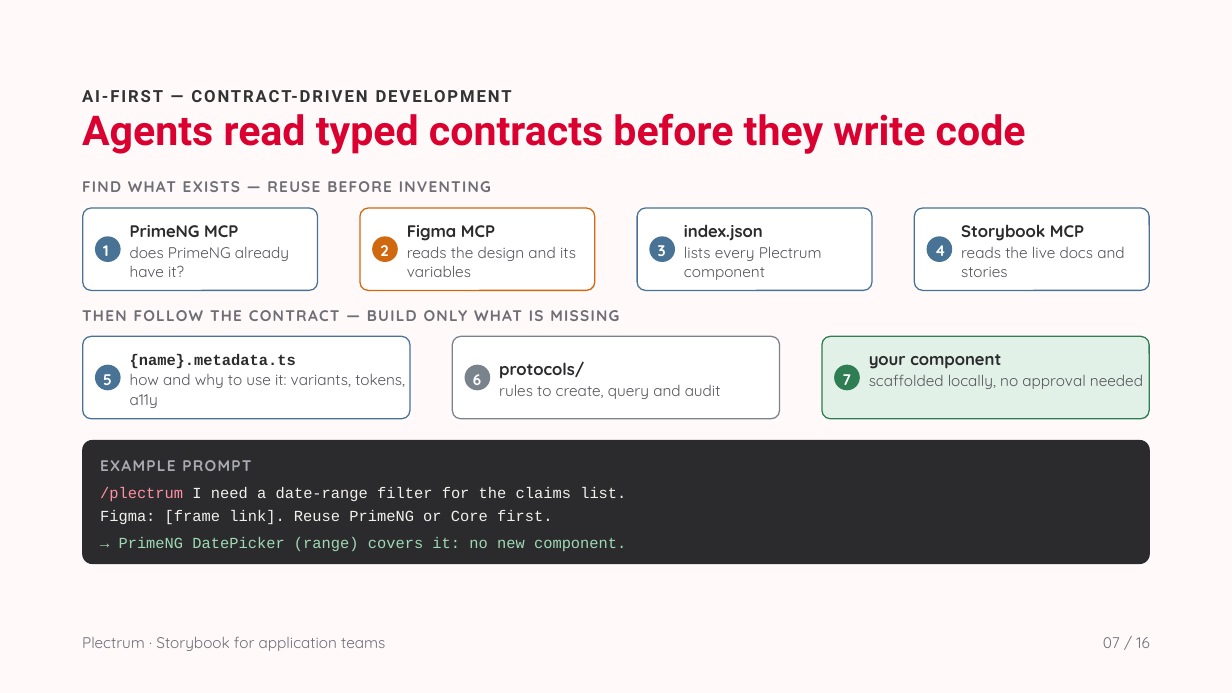
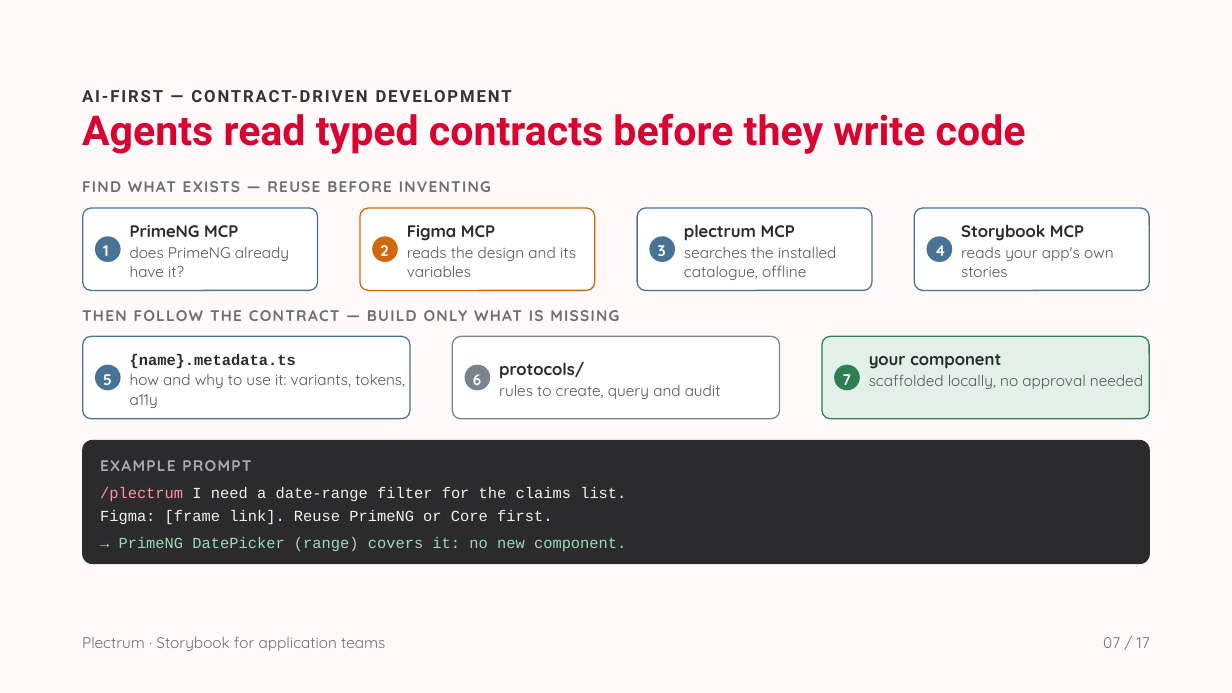
Before and after one commit to solidaris-danielbodigil/solidaris-plectrum, a slide deck: slide 7 of docs/Storybook for application teams.pptx. Drawn at 1232x693 pixels with LibreOffice and Linux fonts; fonts in the diff are those of the drawing; background and template pictures are left out. Boxes give left, top, right and bottom in pixels: in the first picture for what was removed or moved away, otherwise in the second. Text is boxed around its words. In the diff, an @@ line names an element or a change of style, - is before the commit and + after.

```diff
--- a/docs/Storybook for application teams.pptx
+++ b/docs/Storybook for application teams.pptx
@@ text at [684,224,795,241]: text changed @@
-index.json
+plectrum MCP
@@ text at [684,247,837,280]: text changed @@
-lists every Plectrum component
+searches the installed catalogue, offline
@@ text at [961,247,1114,277]: text changed @@
-reads the live docs and stories
+reads your app's own stories
@@ text at [1103,637,1150,648]: text changed @@
-07 / 16
+07 / 17
```
Also in this commit, not shown: 13 other slides changed, 1 slide added, 1 other file.
